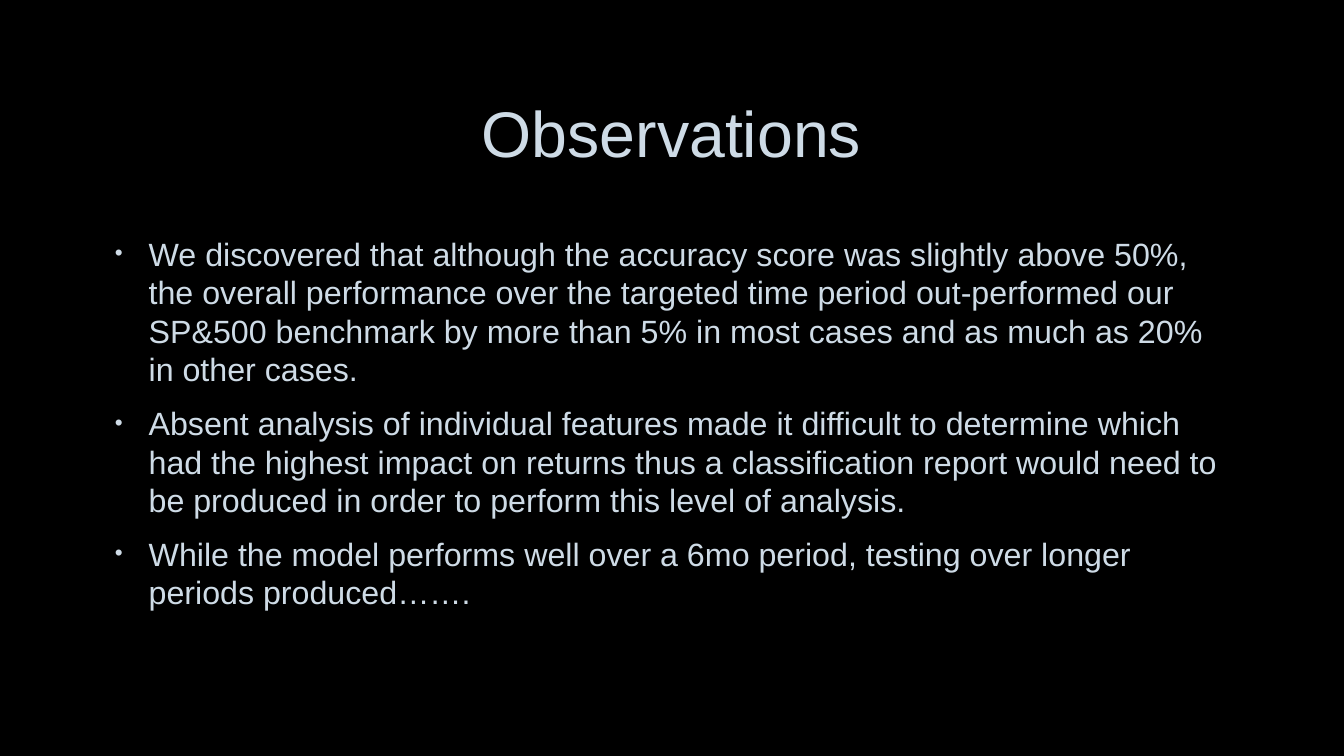
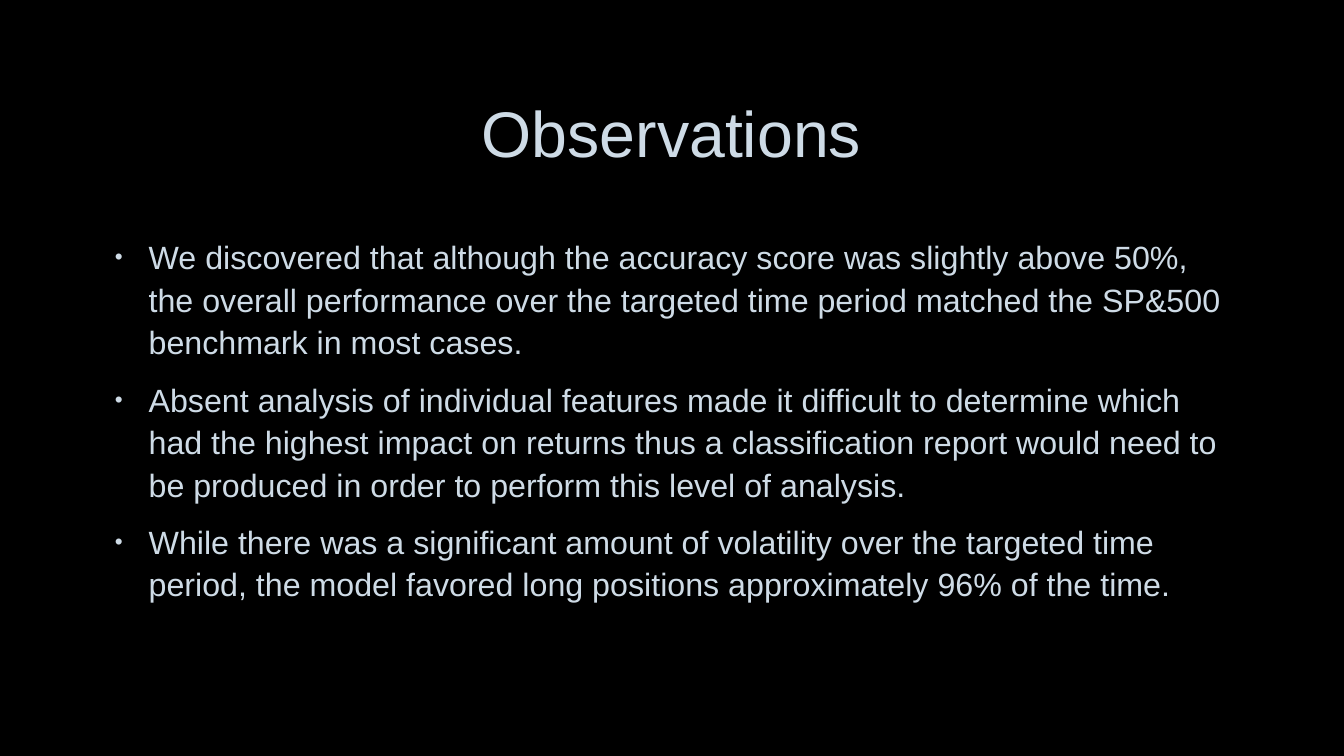
Before and after one commit to lchristij/MLProject, a slide deck: slide 5 of Stock Trading Algo.pptx (slide 11 before the commit). Drawn at 1344x756 pixels with LibreOffice and Linux fonts; fonts in the diff are those of the drawing; background and template pictures are left out. Boxes give left, top, right and bottom in pixels: in the first picture for what was removed or moved away, otherwise in the second. Text is boxed around its words. In the diff, an @@ line names an element or a change of style, - is before the commit and + after.

```diff
--- a/Stock Trading Algo.pptx
+++ b/Stock Trading Algo.pptx
@@ text at [149, 245, 1220, 355]: text changed @@
-• We discovered that although the accuracy score was slightly above 50%, the overall performance over the targeted time period out-performed our SP&500 benchmark by more than 5% in most cases and as much as 20% in other cases.
+• We discovered that although the accuracy score was slightly above 50%, the overall performance over the targeted time period matched the SP&500 benchmark in most cases.
@@ text at [149, 388, 1217, 503]: line spacing 1 to 1.1 @@
@@ text at [149, 530, 1170, 603]: text changed @@
-• While the model performs well over a 6mo period, testing over longer periods produced…….
+• While there was a significant amount of volatility over the targeted time period, the model favored long positions approximately 96% of the time.
```
Also in this commit, not shown: 6 other slides changed, 1 slide added, 3 slides removed.
